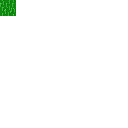
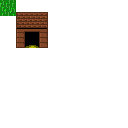
Comparing the layer stacks of the two 128×128 images. Changes:
painted on "Background" over [16, 12, 48, 48]
